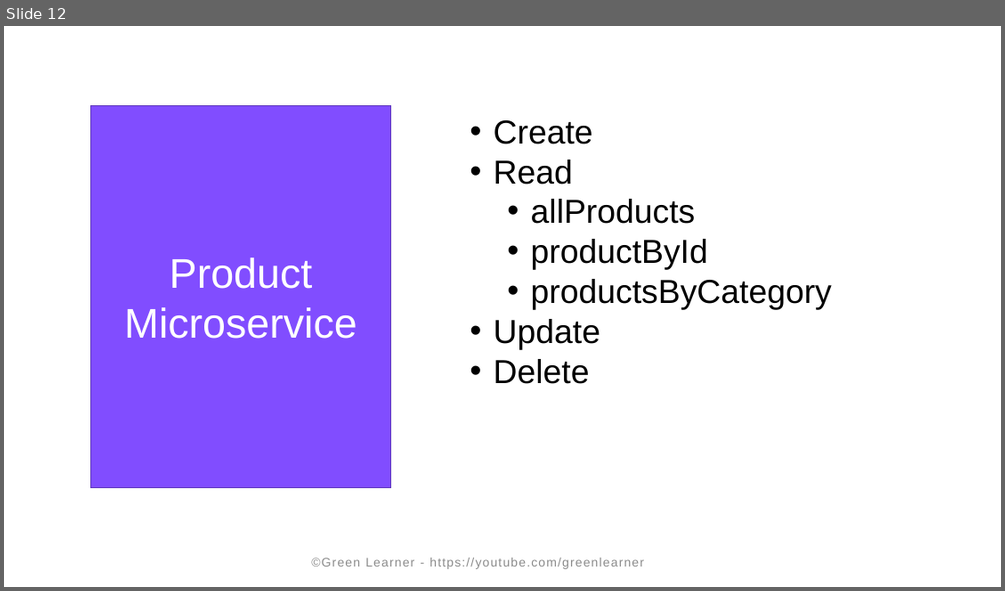
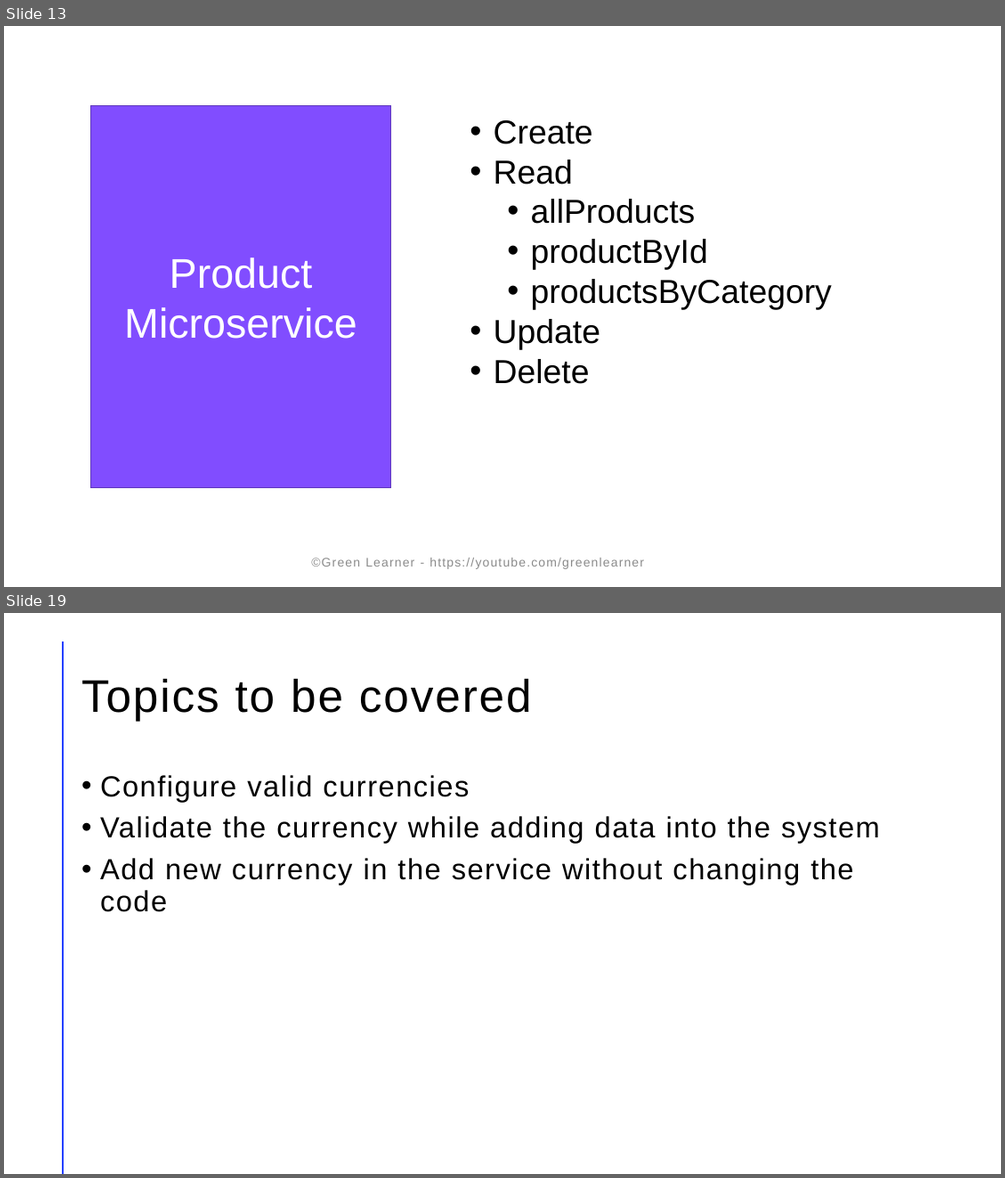
Before and after one commit to codefarm0/microservices-projects-store, a slide deck: Online-Shopping-Portal/microservices-demo.pptx. Shown one above the other, each under a label of ours: slide 12 before the commit, slides 13 and 19 after it; the slides between them are not shown. The pictures are 1005x591 and 1005x1178 pixels, drawn with LibreOffice and Linux fonts; fonts in the diff are those of the drawing. Boxes give left, top, right and bottom in pixels: in the first picture for what was removed or moved away, otherwise in the second. Text is boxed around its words. In the diff, an @@ line names an element or a change of style, - is before the commit and + after.

```diff
--- a/Online-Shopping-Portal/microservices-demo.pptx
+++ b/Online-Shopping-Portal/microservices-demo.pptx
@@ slide 19 added at [4,613,1001,1174], background #FFFFFF @@
@@ line added from (63, 642) to (63, 1173), #FF9022 2 pt @@
@@ title added at [81,678,532,721], 44 pt, text #000000 @@
+Topics to be covered
@@ text added at [100,775,880,912], 28 pt, text #000000 @@
+• Configure valid currencies
+• Validate the currency while adding data into the system
+• Add new currency in the service without changing the code
@@ what was slide 12 is now slide 13 @@
```
Also in this commit, not shown: 1 slide changed, 10 other slides added, 13 other files.
